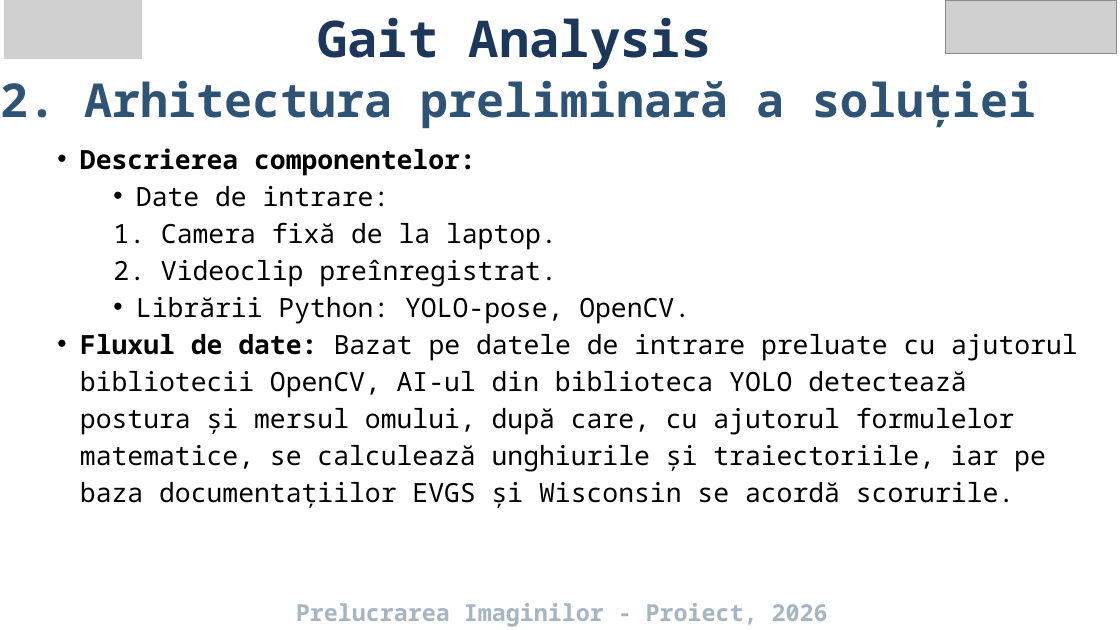
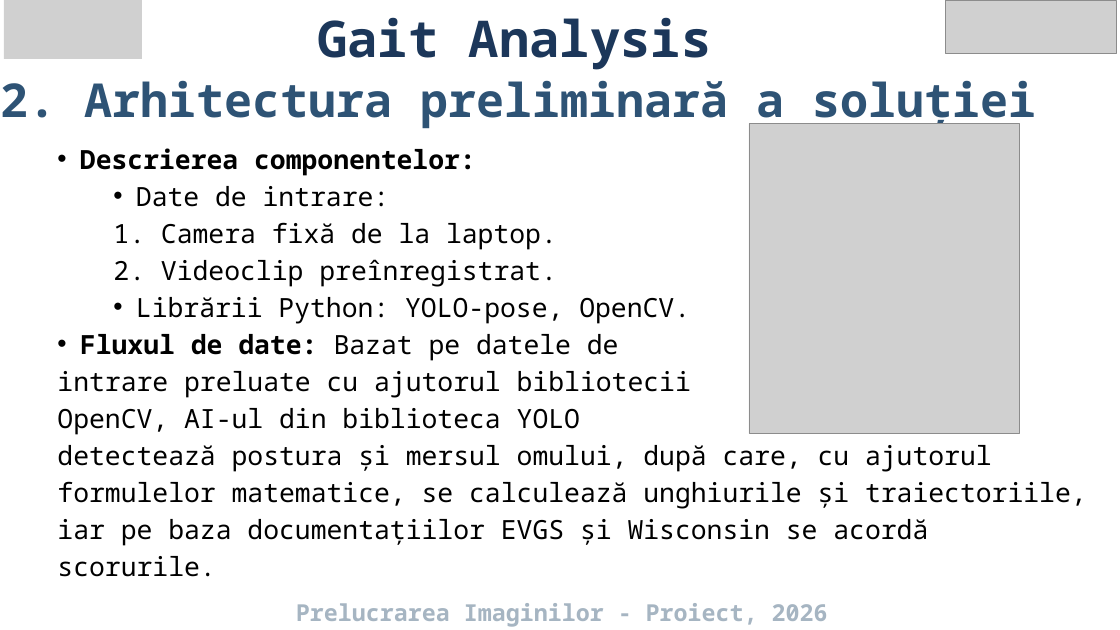
Before and after one commit to SaltieSaltie/Gait-Analysis_PI_Project, a slide deck: slide 4 of Resources/Gait Analysis.pptx. Drawn at 1120x630 pixels with LibreOffice and Linux fonts; fonts in the diff are those of the drawing; grey boxes stand for pictures. Boxes give left, top, right and bottom in pixels: in the first picture for what was removed or moved away, otherwise in the second. Text is boxed around its words. In the diff, an @@ line names an element or a change of style, - is before the commit and + after.

Commit message:
powerpoint fin

```diff
--- a/Resources/Gait Analysis.pptx
+++ b/Resources/Gait Analysis.pptx
@@ picture added at (x1=749, y1=124, x2=1019, y2=433) @@
@@ text at (x1=57, y1=334, x2=1087, y2=577): text changed @@
-  • Fluxul de date: Bazat pe datele de intrare preluate cu ajutorul bibliotecii OpenCV, AI-ul din biblioteca YOLO detectează postura și mersul omului, după care, cu ajutorul formulelor matematice, se calculează unghiurile și traiectoriile, iar pe baza documentațiilor EVGS și Wisconsin se acordă scorurile.
+  • Fluxul de date: Bazat pe datele de
+  intrare preluate cu ajutorul bibliotecii
+  OpenCV, AI-ul din biblioteca YOLO
+  detectează postura și mersul omului, după care, cu ajutorul formulelor matematice, se calculează unghiurile și traiectoriile, iar pe baza documentațiilor EVGS și Wisconsin se acordă scorurile.
```
Also in this commit, not shown: 2 other slides changed, 2 other files.
